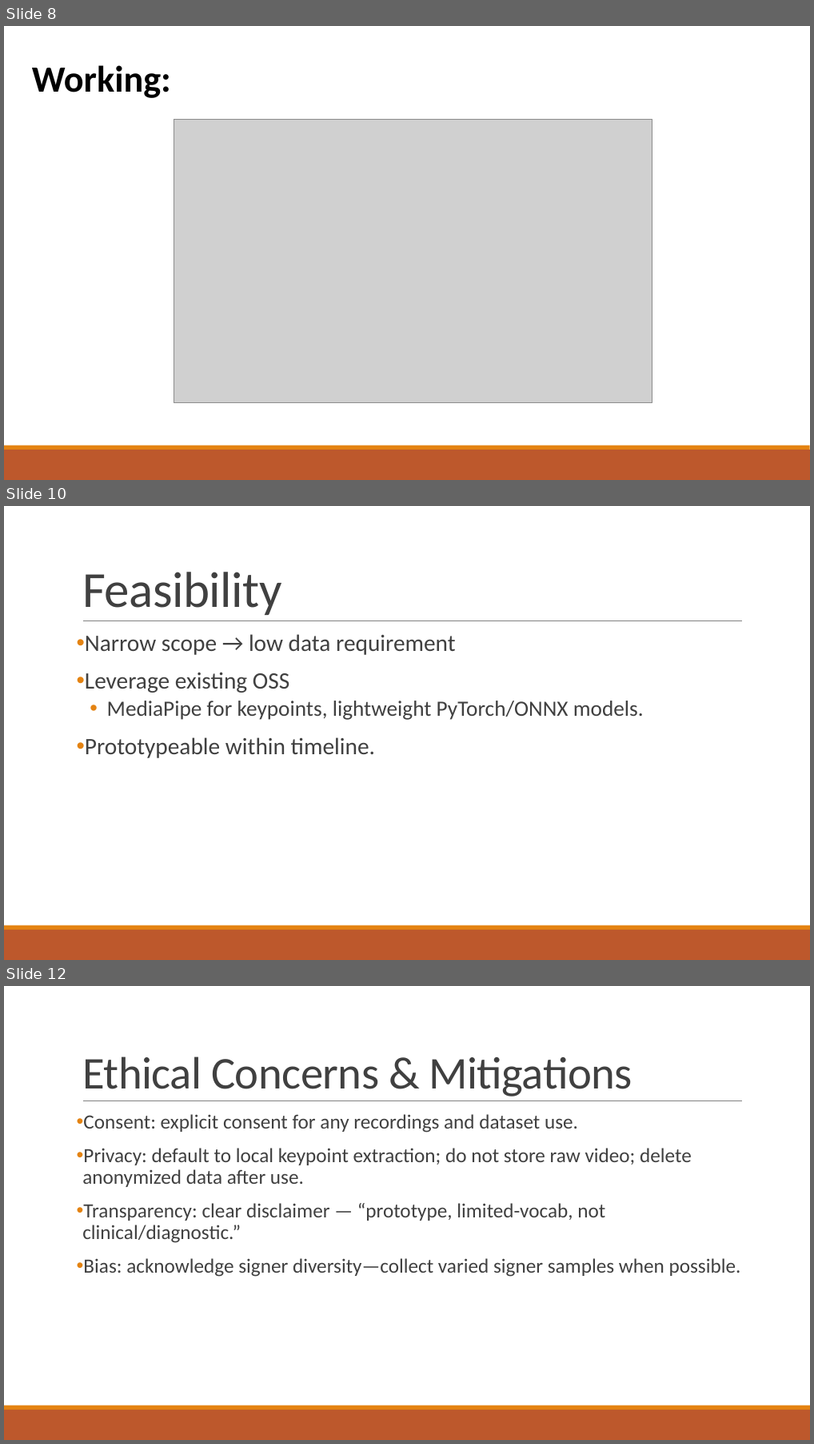
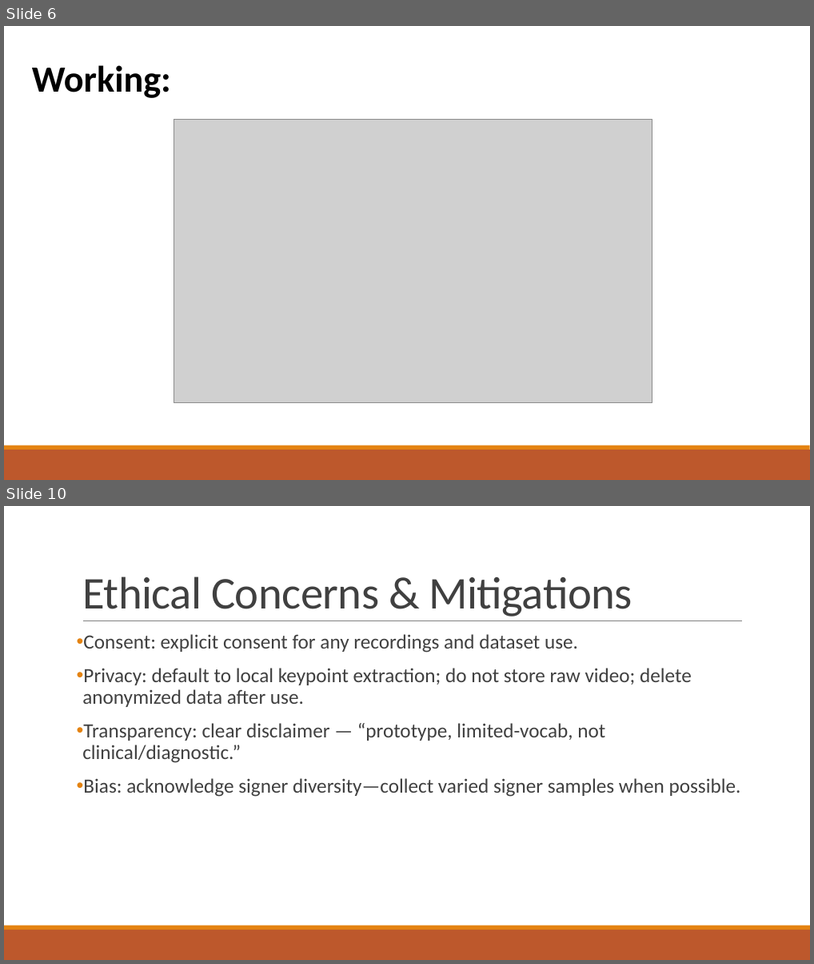
Before and after one commit to sanjaykn8/Sign2Note, a slide deck: Sign2Notes.pptx. Shown one above the other, each under a label of ours: slides 8, 10 and 12 before the commit, slides 6 and 10 after it; the slides between them are not shown. The pictures are 814x1444 and 814x964 pixels, drawn with LibreOffice and Linux fonts; fonts in the diff are those of the drawing; grey boxes stand for pictures. Boxes give left, top, right and bottom in pixels: in the first picture for what was removed or moved away, otherwise in the second. Text is boxed around its words. In the diff, an @@ line names an element or a change of style, - is before the commit and + after.

```diff
--- a/Sign2Notes.pptx
+++ b/Sign2Notes.pptx
@@ slide 10 removed at bbox=[4, 506, 810, 960], background #FFFFFF; not listed: 3 template elements that a slide beside it also shows @@
@@ title removed at bbox=[82, 572, 282, 615] @@
-Feasibility
@@ text removed at bbox=[85, 634, 644, 758] @@
-• Narrow scope → low data requirement
-• Leverage existing OSS
-  • MediaPipe for keypoints, lightweight PyTorch/ONNX models.
-• Prototypeable within timeline.
@@ what was slide 8 is now slide 6 @@
@@ what was slide 12 is now slide 10 @@
```
Also in this commit, not shown: 1 slide changed, 3 slides added, 3 other slides removed, 13 other files.
